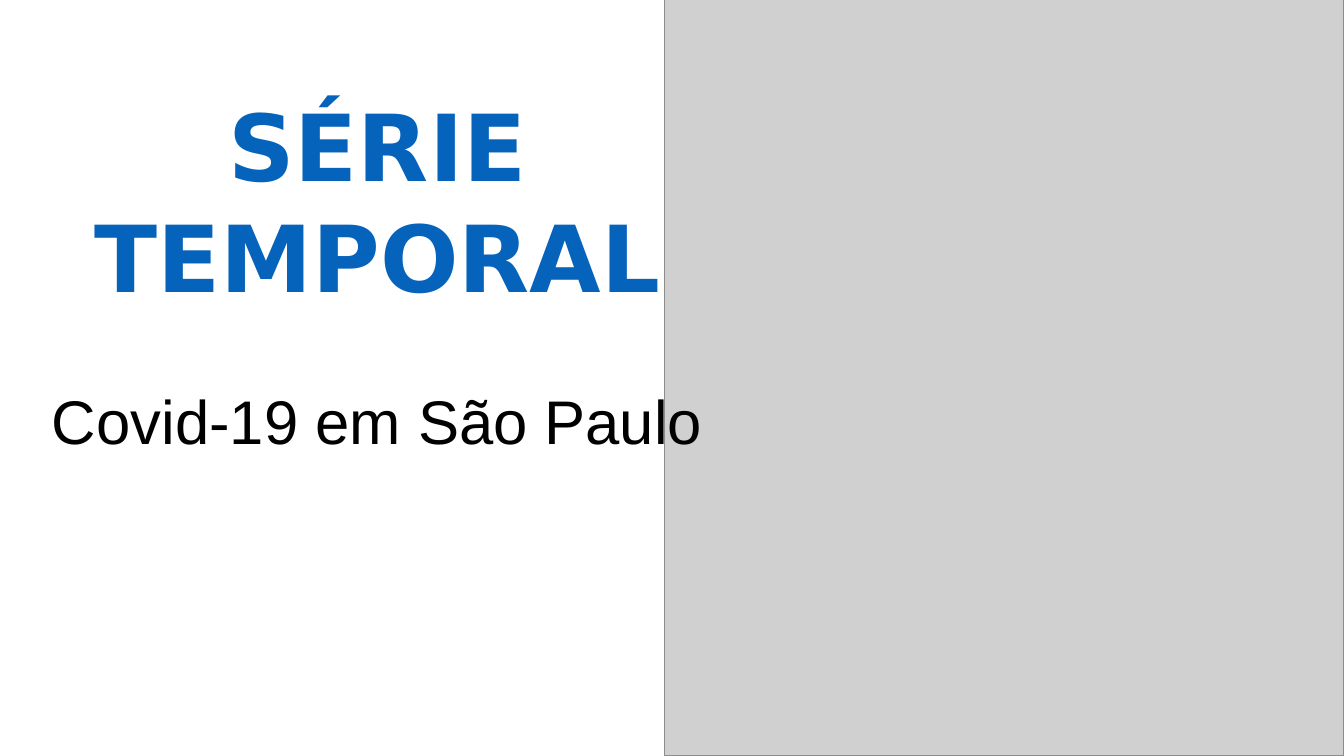
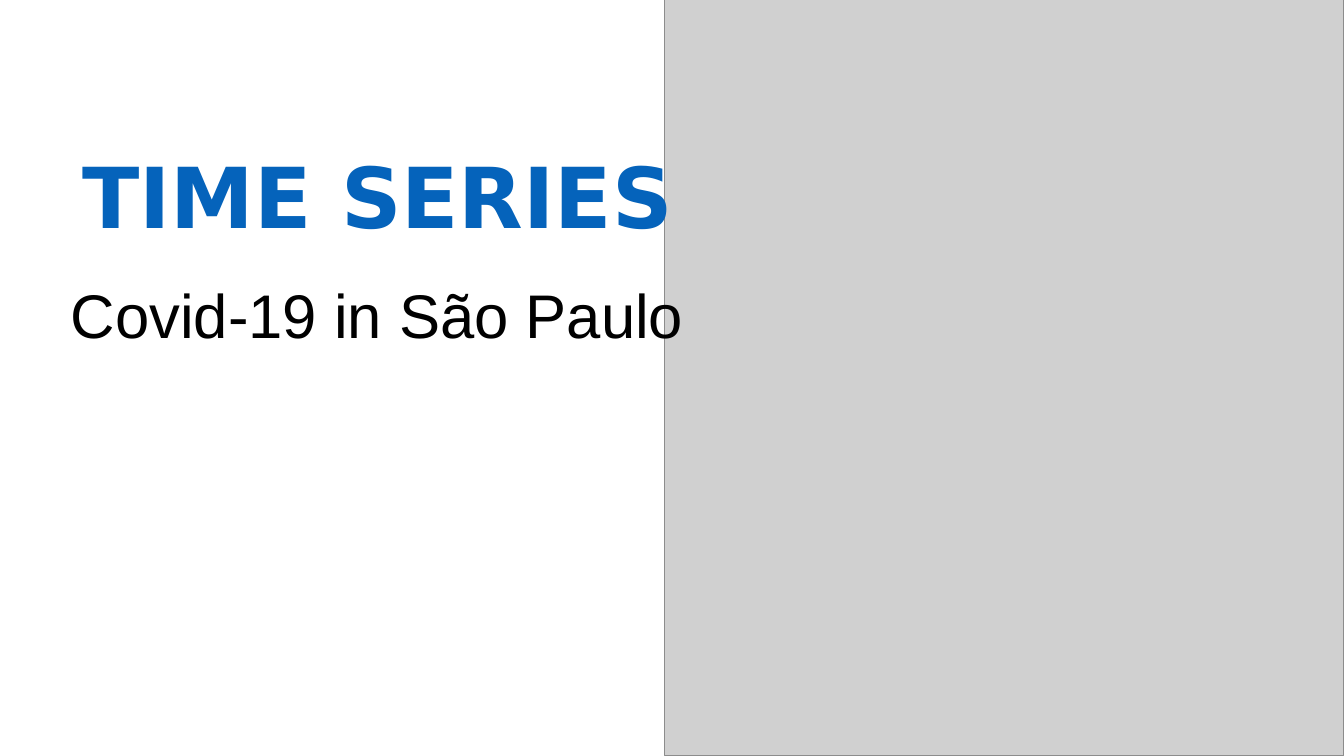
Before and after one commit to diassmatheus/en, a slide deck: slide 3 of assets/img/portfolio/cards-portifolio.pptx. Drawn at 1344x756 pixels with LibreOffice and Linux fonts; fonts in the diff are those of the drawing; grey boxes stand for pictures. Boxes give left, top, right and bottom in pixels: in the first picture for what was removed or moved away, otherwise in the second. Text is boxed around its words. In the diff, an @@ line names an element or a change of style, - is before the commit and + after.

```diff
--- a/assets/img/portfolio/cards-portifolio.pptx
+++ b/assets/img/portfolio/cards-portifolio.pptx
@@ text at (82,159,673,245): text changed; size 66 to 60 pt @@
-SÉRIE TEMPORAL
+TIME SERIES
@@ text at (71,288,683,349): text changed @@
-Covid-19 em São Paulo
+Covid-19 in São Paulo
```
Also in this commit, not shown: 1 other slide changed, 3 slides added, 3 slides removed, 10 other files.
